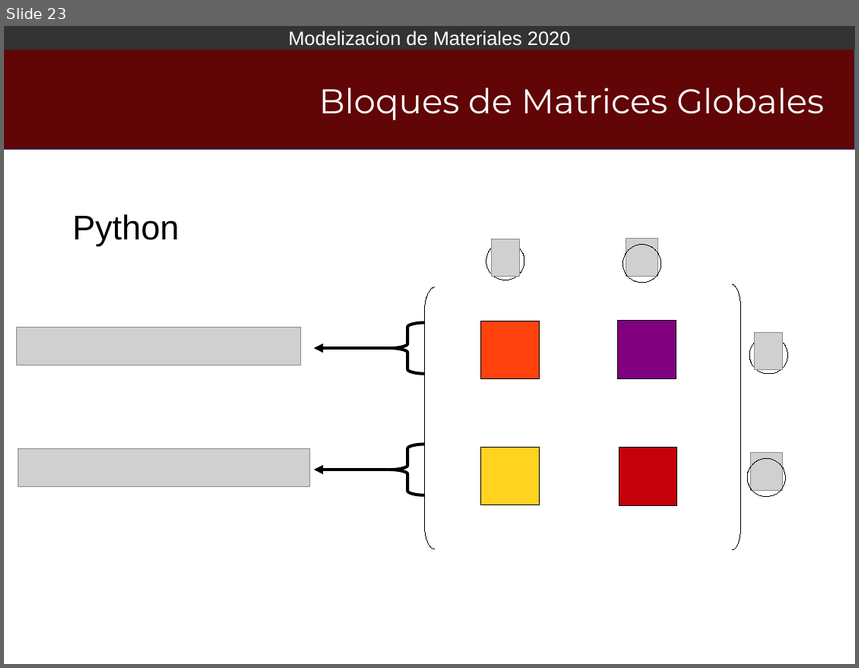
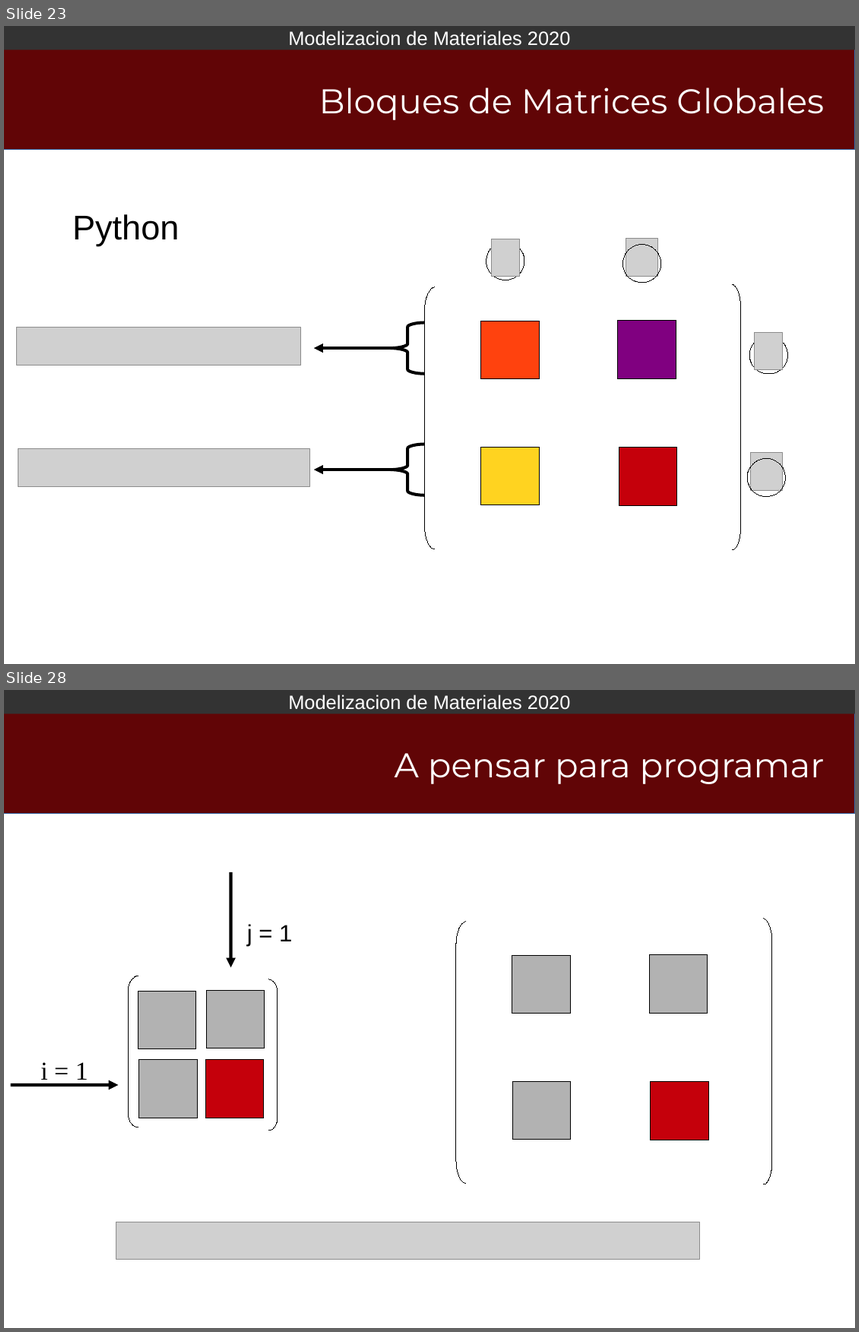
Before and after one commit to Modelizacion-de-Materiales/ModelizacionApuntesPresentaciones, a slide deck: 004-MEF02/Libreoffice/MEF02_2020.odp. Shown one above the other, each under a label of ours: slide 23 before the commit, slides 23 and 28 after it; the slides between them are not shown. The pictures are 859x668 and 859x1332 pixels, drawn with LibreOffice and Linux fonts; fonts in the diff are those of the drawing; grey boxes stand for pictures; background and template pictures are left out. Boxes give left, top, right and bottom in pixels: in the first picture for what was removed or moved away, otherwise in the second. Text is boxed around its words. In the diff, an @@ line names an element or a change of style, - is before the commit and + after.

Commit message:
agrego diapos para clarificar ensamble

```diff
--- a/004-MEF02/Libreoffice/MEF02_2020.odp
+++ b/004-MEF02/Libreoffice/MEF02_2020.odp
@@ slide 28 added at <box>4,690,855,1328</box>, background #FFFFFF; not listed: 2 template elements that a slide beside it also shows @@
@@ title added at <box>395,753,825,784</box>, 32 pt, text #FFFFFF @@
+A pensar para programar
@@ arrow added from (231, 872) to (231, 968), #000000 3 pt @@
@@ text added at <box>247,924,292,946</box>, 22 pt, text #000000 @@
+j = 1
@@ freeform shape added at <box>457,922,466,1183</box>, outline #000000 0 pt @@
@@ freeform shape added at <box>764,919,772,1184</box>, outline #000000 0 pt @@
@@ rectangle added at <box>512,956,570,1014</box>, fill #B2B2B2, outline #000000 0 pt @@
@@ rectangle added at <box>650,955,708,1013</box>, fill #B2B2B2, outline #000000 0 pt @@
@@ freeform shape added at <box>129,977,138,1128</box>, outline #000000 0 pt @@
@@ freeform shape added at <box>269,980,278,1131</box>, outline #000000 0 pt @@
@@ rectangle added at <box>138,991,196,1049</box>, fill #B2B2B2, outline #000000 0 pt @@
@@ rectangle added at <box>206,990,265,1049</box>, fill #B2B2B2, outline #000000 0 pt @@
@@ rectangle added at <box>139,1060,197,1118</box>, fill #B2B2B2, outline #000000 0 pt @@
@@ rectangle added at <box>205,1060,263,1118</box>, fill #C5000B, outline #000000 0 pt @@
@@ line added at <box>11,1085,118,1085</box>, outline #000000 3 pt, 24 pt, text #000000 @@
+i = 1
@@ rectangle added at <box>513,1081,571,1140</box>, fill #B2B2B2, outline #000000 0 pt @@
@@ rectangle added at <box>651,1081,709,1140</box>, fill #C5000B, outline #000000 0 pt @@
@@ picture added at <box>116,1222,700,1259</box> @@
```
Also in this commit, not shown: 9 slides changed, 5 other slides added.
